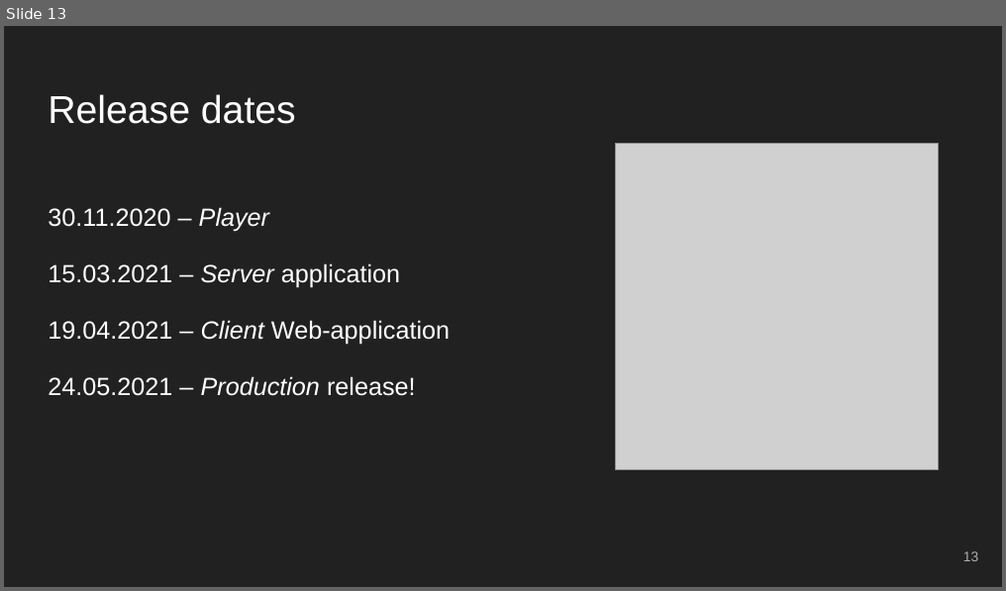
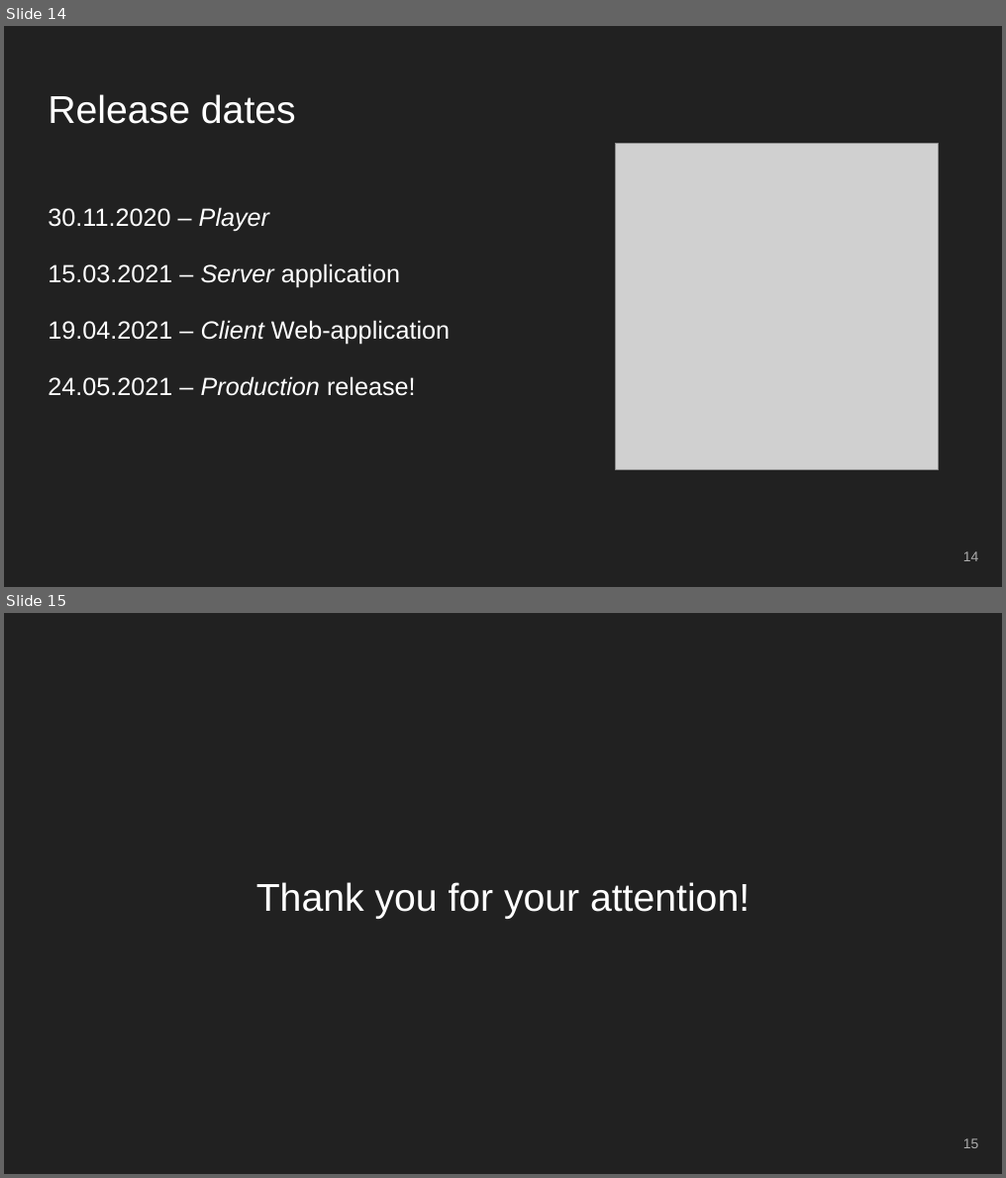
Before and after one commit to omarkelov/TranslateSubsPlayer, a slide deck: Project idea.ppsx. Shown one above the other, each under a label of ours: slide 13 before the commit, slides 14 and 15 after it. The pictures are 1006x591 and 1006x1178 pixels, drawn with LibreOffice and Linux fonts; fonts in the diff are those of the drawing; grey boxes stand for pictures. Boxes give left, top, right and bottom in pixels: in the first picture for what was removed or moved away, otherwise in the second. Text is boxed around its words. In the diff, an @@ line names an element or a change of style, - is before the commit and + after.

```diff
--- a/Project idea.ppsx
+++ b/Project idea.ppsx
@@ slide 15 added at <box>4,613,1002,1174</box>, background #212121 @@
@@ title added at <box>256,882,749,919</box>, 28 pt, text #FFFFFF @@
+Thank you for your attention!
@@ page number added at <box>963,1139,979,1149</box>, 10 pt, text #ADADAD @@
+15
@@ what was slide 13 is now slide 14 @@
@@ page number at <box>963,552,979,562</box>: text changed @@
-13
+14
```
Also in this commit, not shown: 2 slides changed, 1 other slide added.
